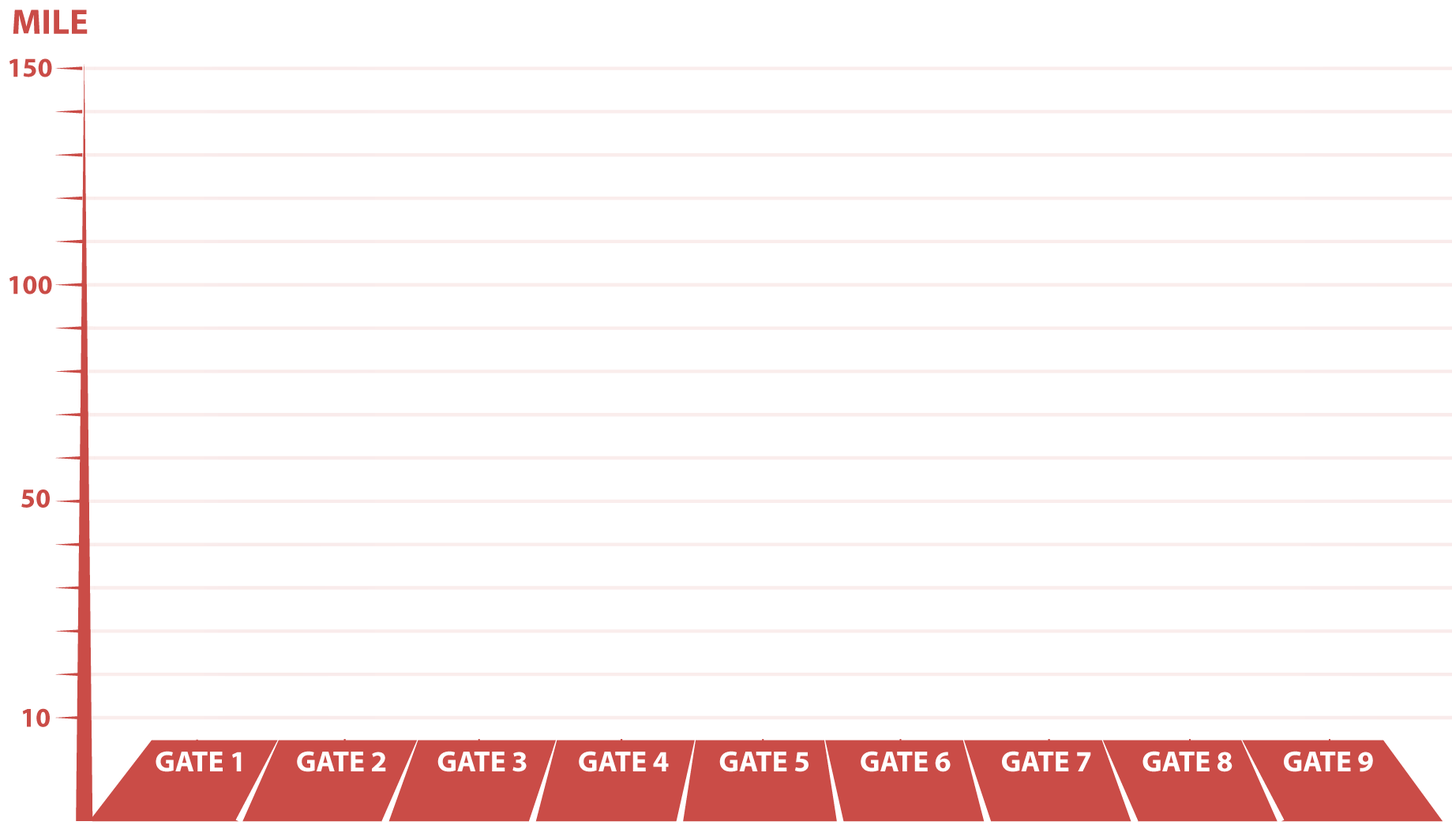
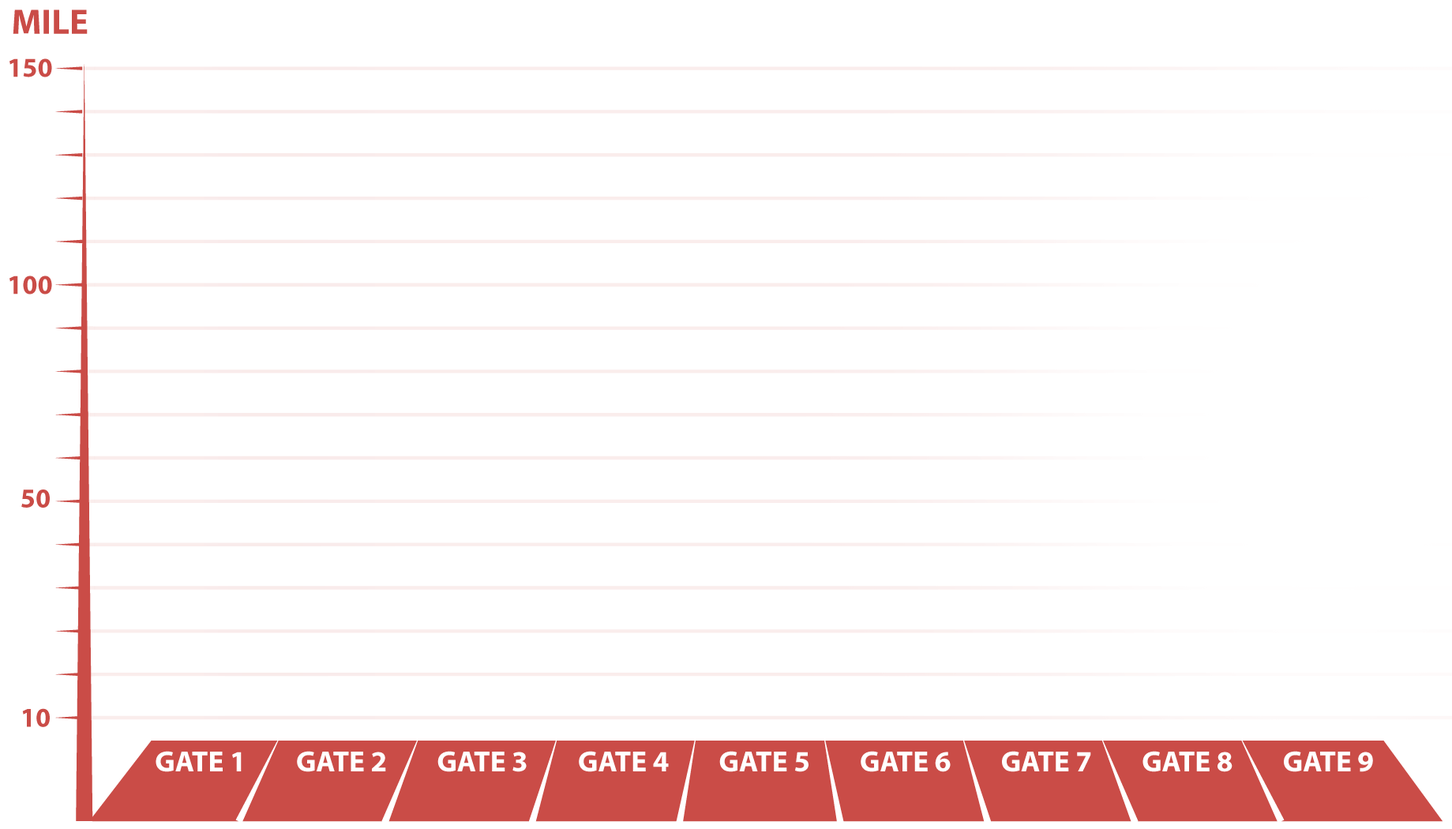
Comparing the layer stacks of the two 1452 × 829 images. Changes:
painted on "Слой 5" over [150, 738, 1384, 741]
painted on "Слой 4" over [888, 66, 1452, 720]
